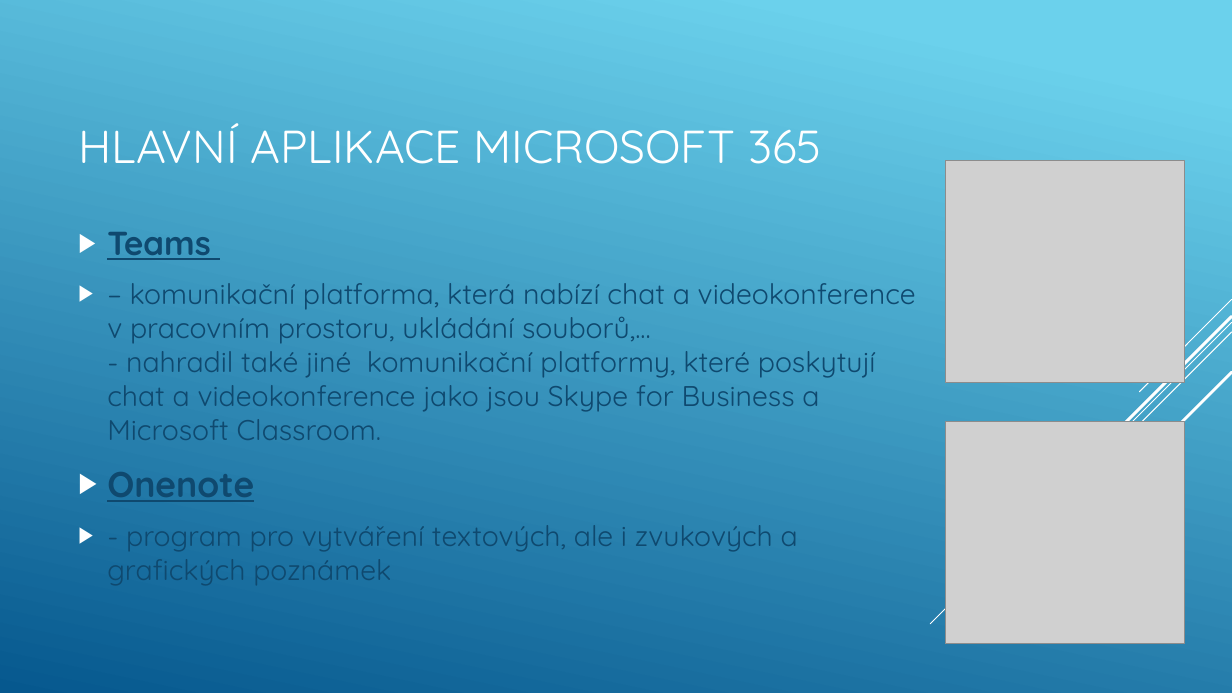
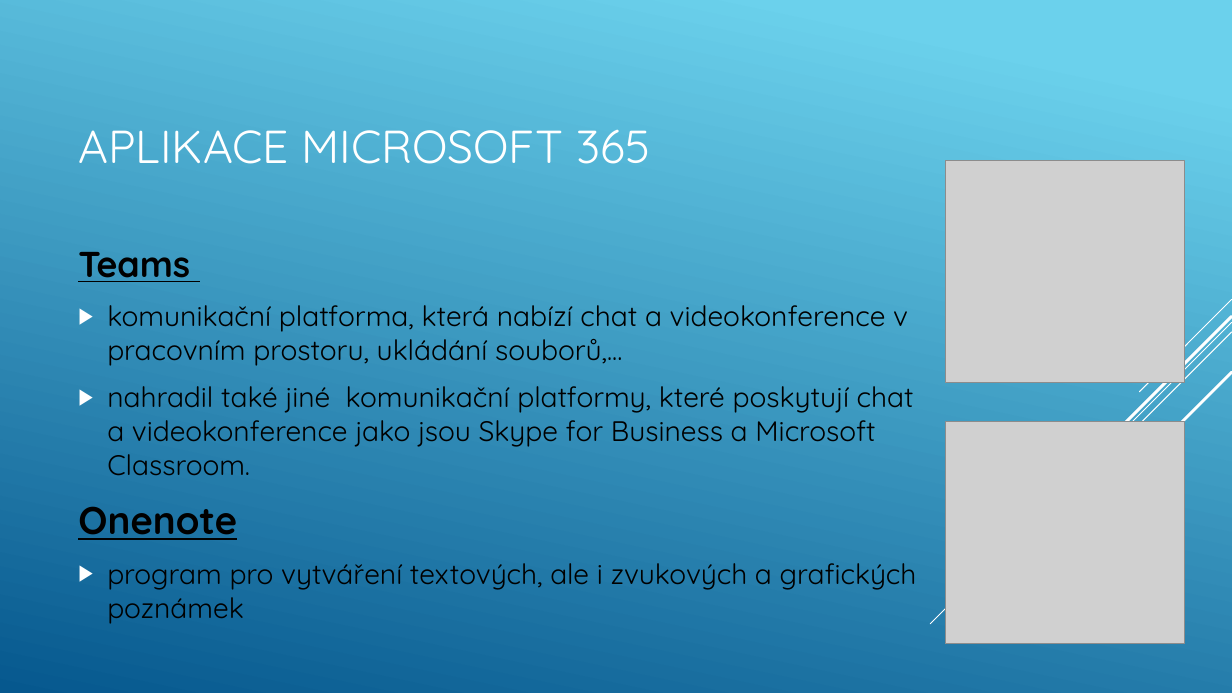
Before and after one commit to machacekadam/Office-365-a-jeho-mo-nosti, a slide deck: slide 12 of Machacek.pptx. Drawn at 1232x693 pixels with LibreOffice and Linux fonts; fonts in the diff are those of the drawing; grey boxes stand for pictures. Boxes give left, top, right and bottom in pixels: in the first picture for what was removed or moved away, otherwise in the second. Text is boxed around its words. In the diff, an @@ line names an element or a change of style, - is before the commit and + after.

```diff
--- a/Machacek.pptx
+++ b/Machacek.pptx
@@ title at (78,129,650,164): text changed @@
-HLAVNÍ APLIKACE MICROSOFT 365
+APLIKACE MICROSOFT 365
@@ text at (78,252,237,540): size 25.9 to 28 pt in "Teams"; text colour #0F496F to #000000 in "Teams", "Onenote"; size 27.8 to 30 pt in "Onenote"; bullet ▶ to none @@
@@ text at (107,305,914,476): text changed; size 22.2 to 22 pt; text colour #0F496F to #000000 @@
-▶ – komunikační platforma, která nabízí chat a videokonference v pracovním prostoru, ukládání souborů,...
-  - nahradil také jiné komunikační platformy, které poskytují chat a videokonference jako jsou Skype for Business a Microsoft Classroom.
+▶ komunikační platforma, která nabízí chat a videokonference v pracovním prostoru, ukládání souborů,...
+▶ nahradil také jiné komunikační platformy, které poskytují chat a videokonference jako jsou Skype for Business a Microsoft Classroom.
@@ text at (107,563,917,624): text changed; size 22.2 to 22 pt; text colour #0F496F to #000000 @@
-▶ - program pro vytváření textových, ale i zvukových a grafických poznámek
+▶ program pro vytváření textových, ale i zvukových a grafických poznámek
```
Also in this commit, not shown: 19 other slides changed.
